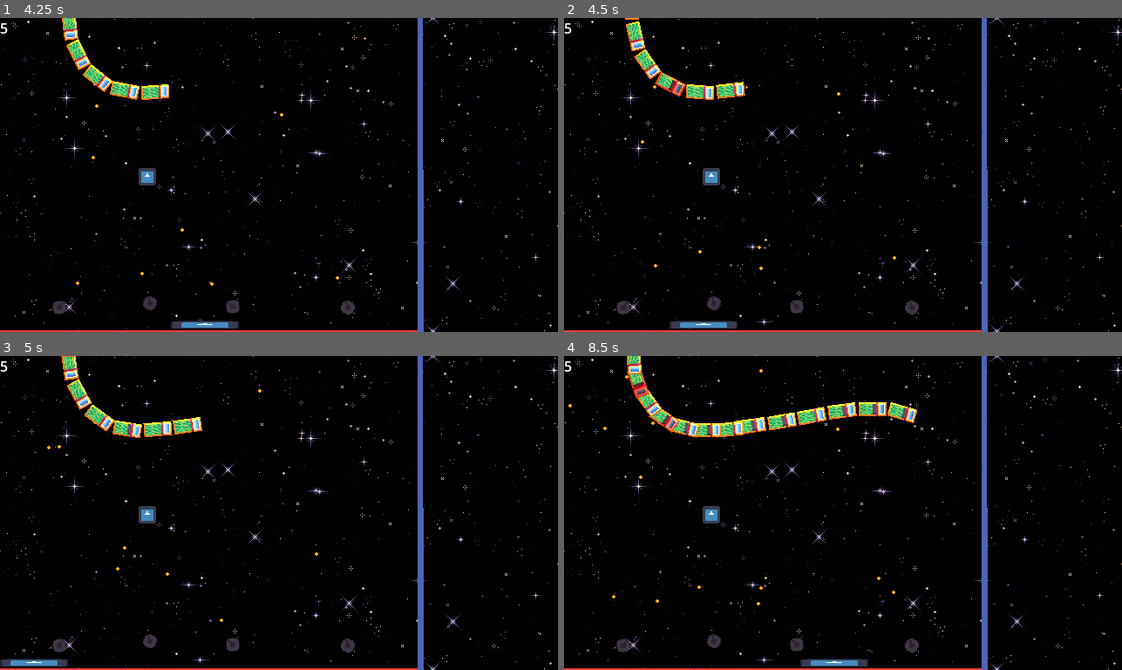
Above: before the commit, frames 1-4 (two rows, left to right).
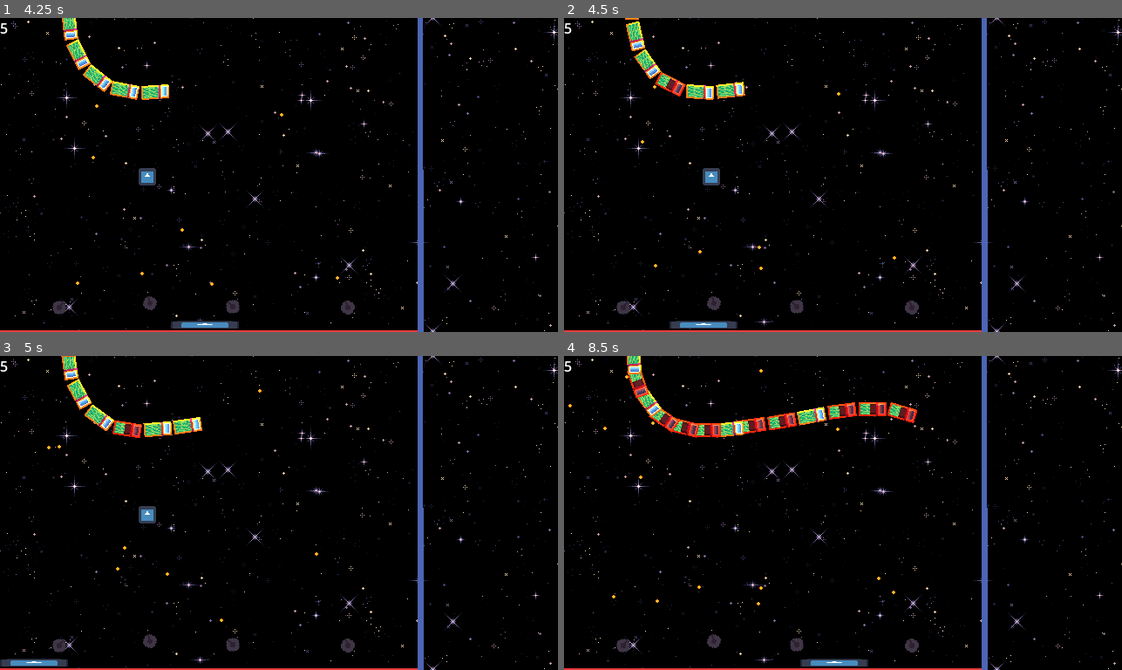
Above: after the commit, the same moments.

Repository: xefensor/tower-breakout
Game: Godot game, scene res://Game.tscn
Same seed, same stepped clock (60 frames per second), same inputs: the game is played once before the commit and once after it. The engine's default icon, where the game draws it, is replaced by a stand-in: a white triangle on a blue panel in a dark square.
Inputs (mouse positions are in pixels of both pictures, inside the frame that each line leads up to):
- Up to frame 1 (4.25 s): tap Enter at 0.5 s; move the mouse to (61, 306) at 0.52 s; press the mouse at (61, 306) at 0.53 s; hold D (paddle_right) 0.53-1.28 s; move the mouse to (150, 303) at 1.27 s; release the mouse at (150, 303) at 1.28 s; hold A (paddle_left) 1.28-2.03 s; click (150, 303) at 1.35 s; move the mouse to (345, 306) at 2.02 s; press the mouse at (345, 306) at 2.03 s; hold D (paddle_right) 2.03-3.53 s; move the mouse to (234, 306) at 2.77 s; release the mouse at (234, 306) at 2.78 s; click (234, 306) at 2.85 s; move the mouse to (446, 222) at 3.52 s; press the mouse at (446, 222) at 3.53 s; hold A (paddle_left) from 3.53 s (still down)
- Up to frame 2 (4.5 s): keep holding A (paddle_left); move the mouse to (675, 127) at 4.27 s; release the mouse at (675, 127) at 4.28 s; click (675, 127) at 4.35 s
- Up to frame 3 (5 s): keep holding A (paddle_left)
- Up to frame 4 (8.5 s): move the mouse to (870, 513) at 5.02 s; press the mouse at (870, 513) at 5.03 s; move the mouse to (759, 434) at 5.77 s; release A (paddle_left) at 5.78 s; release the mouse at (759, 434) at 5.78 s; hold D (paddle_right) 5.78-8.03 s; click (759, 434) at 5.85 s; move the mouse to (965, 497) at 6.52 s; press the mouse at (965, 497) at 6.53 s; move the mouse to (731, 528) at 7.27 s; release the mouse at (731, 528) at 7.28 s; click (731, 528) at 7.35 s; move the mouse to (898, 443) at 8.02 s; press the mouse at (898, 443) at 8.03 s; hold A (paddle_left) from 8.03 s (still down)

Frame 1 is identical in both runs. In frame 2, less than 0.1% of the frame differs, in the area x 17-22%, y 17-25%; in frame 3, 0.2%; in frame 4, 1.4%, in the area x 12-64%, y 7-54%.

Commit message:
Update effect_basic_hit.gd

Diff:
--- a/balls/effects/effect_basic_hit.gd
+++ b/balls/effects/effect_basic_hit.gd
@@ -8,3 +8,6 @@
 		for target in effect_modifier.targets:
 			if target.has_method("take_damage"):
 				target.take_damage(damage)
+
+	if next_effect:
+		next_effect.do(effect_modifier)
